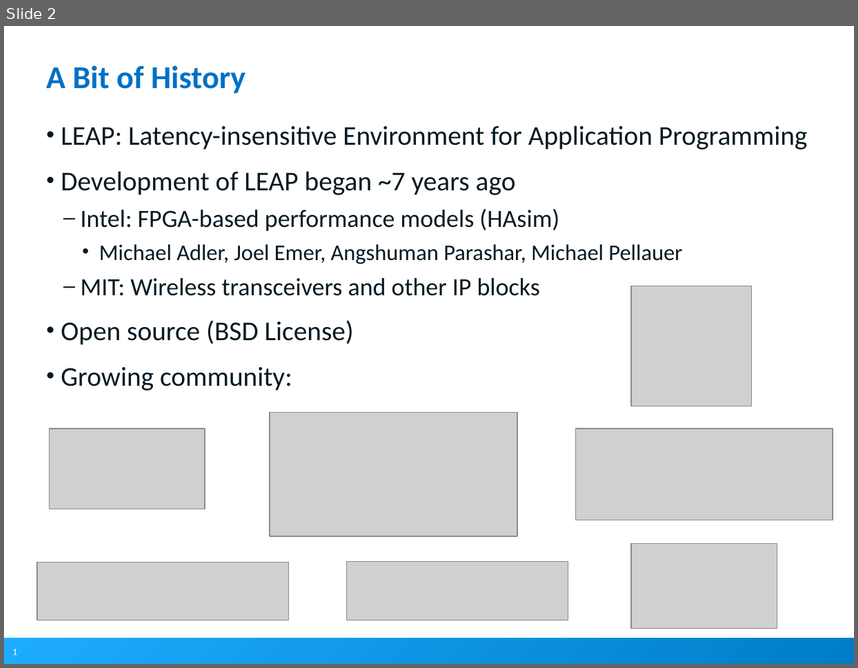
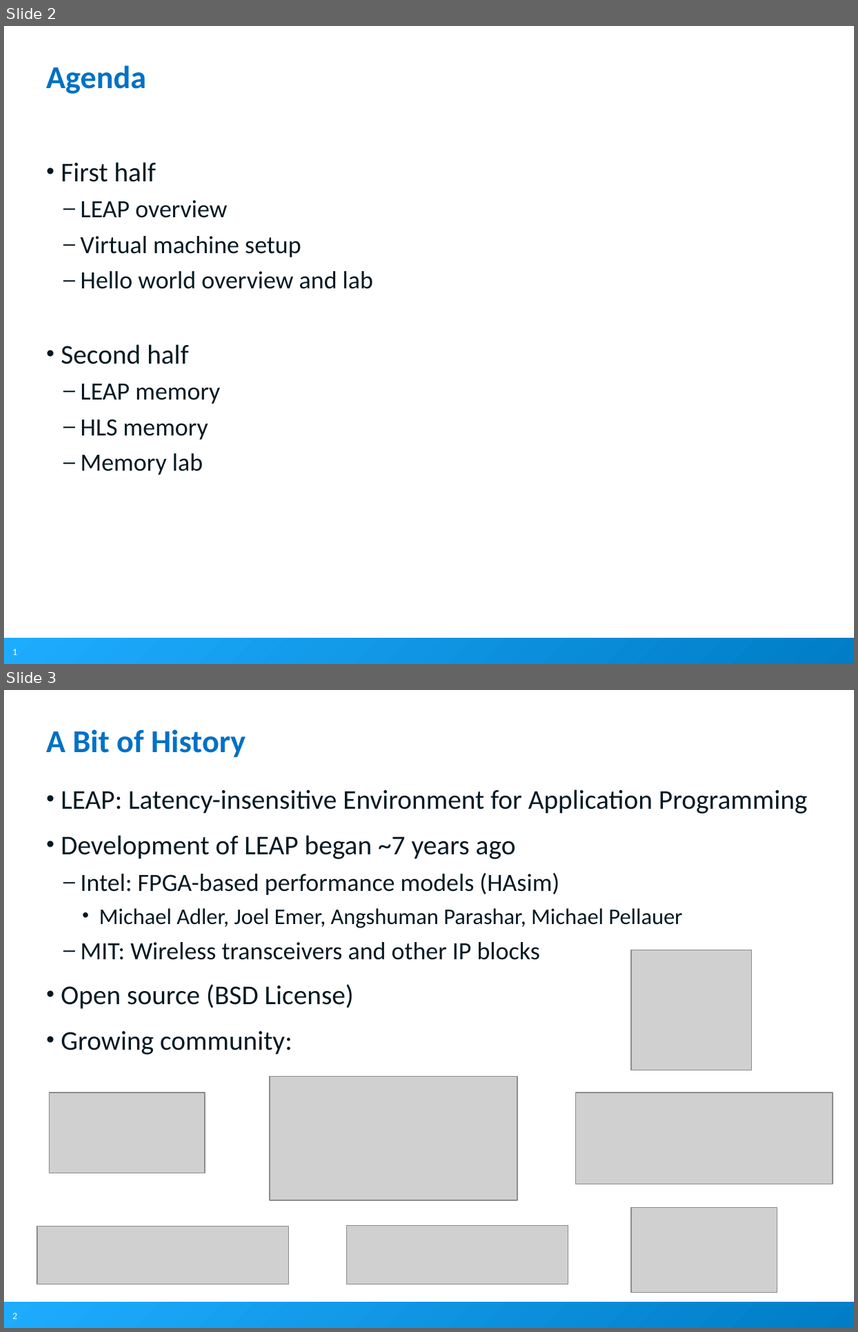
Before and after one commit to LEAP-FPGA/leap-documentation, a slide deck: docs/talks/201509-FPL-Tutorial/201509_LEAP_FPL_Tutorial_01_Overview.pptx. Shown one above the other, each under a label of ours: slide 2 before the commit, slides 2 and 3 after it. The pictures are 858x668 and 858x1332 pixels, drawn with LibreOffice and Linux fonts; fonts in the diff are those of the drawing; grey boxes stand for pictures; background and template pictures are left out. Boxes give left, top, right and bottom in pixels: in the first picture for what was removed or moved away, otherwise in the second. Text is boxed around its words. In the diff, an @@ line names an element or a change of style, - is before the commit and + after.

Commit message:
Add agenda

```diff
--- a/docs/talks/201509-FPL-Tutorial/201509_LEAP_FPL_Tutorial_01_Overview.pptx
+++ b/docs/talks/201509-FPL-Tutorial/201509_LEAP_FPL_Tutorial_01_Overview.pptx
@@ slide 2 added at bbox=[4, 26, 854, 664], background #FFFFFF; not listed: 2 template elements that a slide beside it also shows @@
@@ title added at bbox=[46, 65, 146, 94], 27 pt, text #0071C5, bold @@
+Agenda
@@ text added at bbox=[61, 162, 373, 474], 21 pt, text #061922 @@
+  • First half
+    – LEAP overview
+    – Virtual machine setup
+    – Hello world overview and lab
+  • Second half
+    – LEAP memory
+    – HLS memory
+    – Memory lab
@@ what was slide 2 is now slide 3 @@
@@ page number at bbox=[12, 1312, 17, 1319]: text changed @@
-1
+2
```
